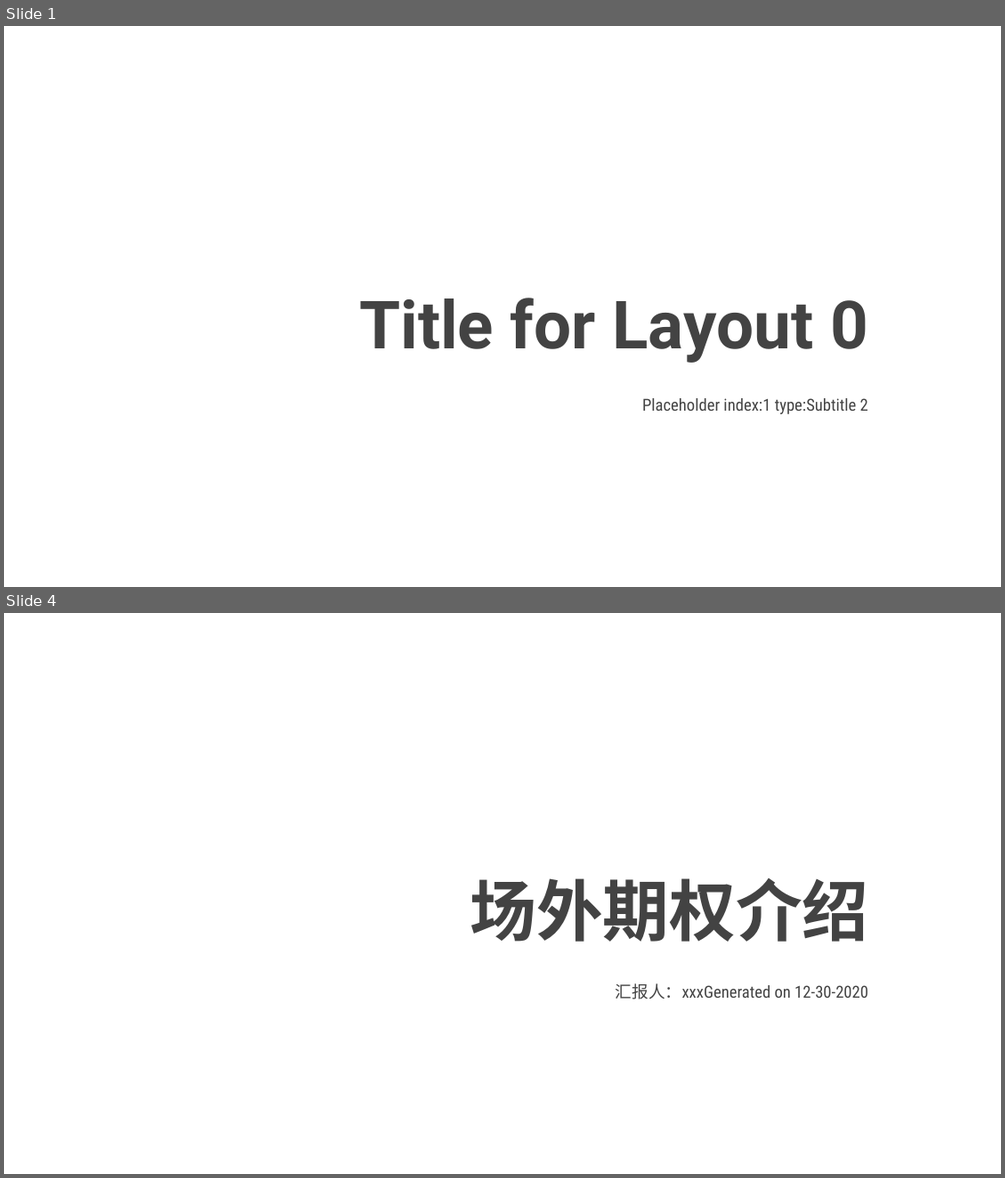
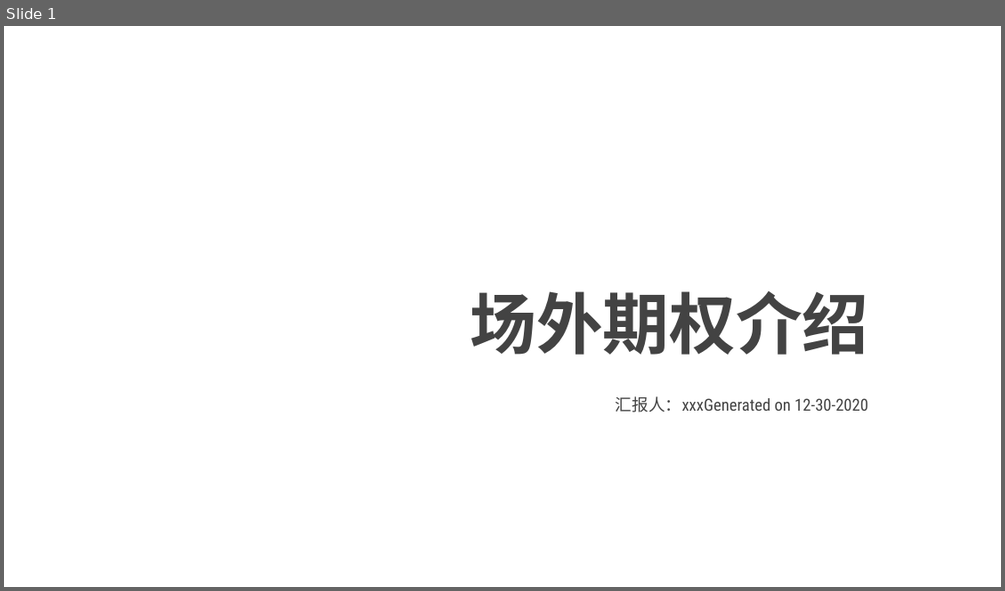
Before and after one commit to Mengkee/PPT_automation_tool, a slide deck: output.ppt. Shown one above the other, each under a label of ours: slides 1 and 4 before the commit, slide 1 after it; the slides between them are not shown. The pictures are 1005x1178 and 1005x591 pixels, drawn with LibreOffice and Linux fonts; fonts in the diff are those of the drawing; background and template pictures are left out. Boxes give left, top, right and bottom in pixels: in the first picture for what was removed or moved away, otherwise in the second. Text is boxed around its words. In the diff, an @@ line names an element or a change of style, - is before the commit and + after.

```diff
--- a/output.ppt
+++ b/output.ppt
@@ slide 1 removed at (4,26,1001,587), background picture (left out) @@
@@ title removed at (359,297,868,362) @@
-Title for Layout 0
@@ subtitle removed at (642,398,868,414) @@
-Placeholder index:1 type:Subtitle 2
@@ what was slide 4 is now slide 1 @@
```
Also in this commit, not shown: 2 other slides removed, 2 other files.
